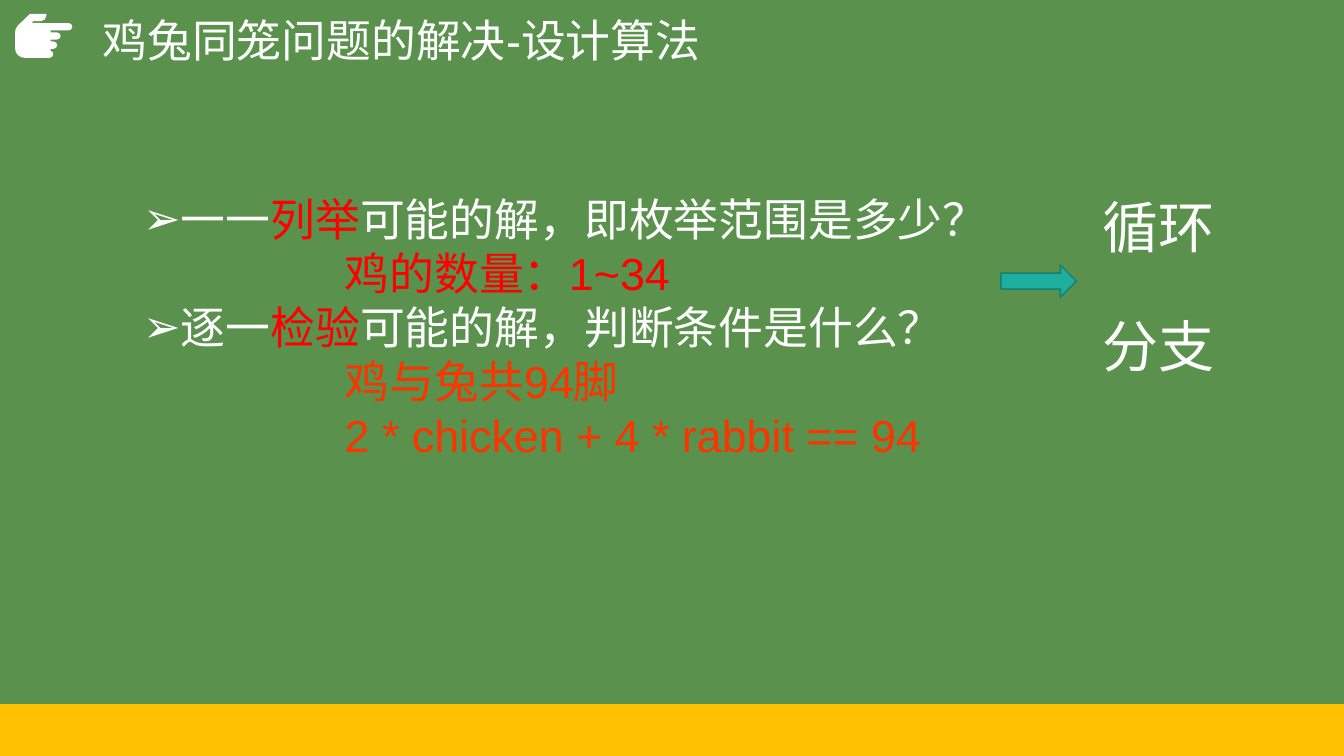
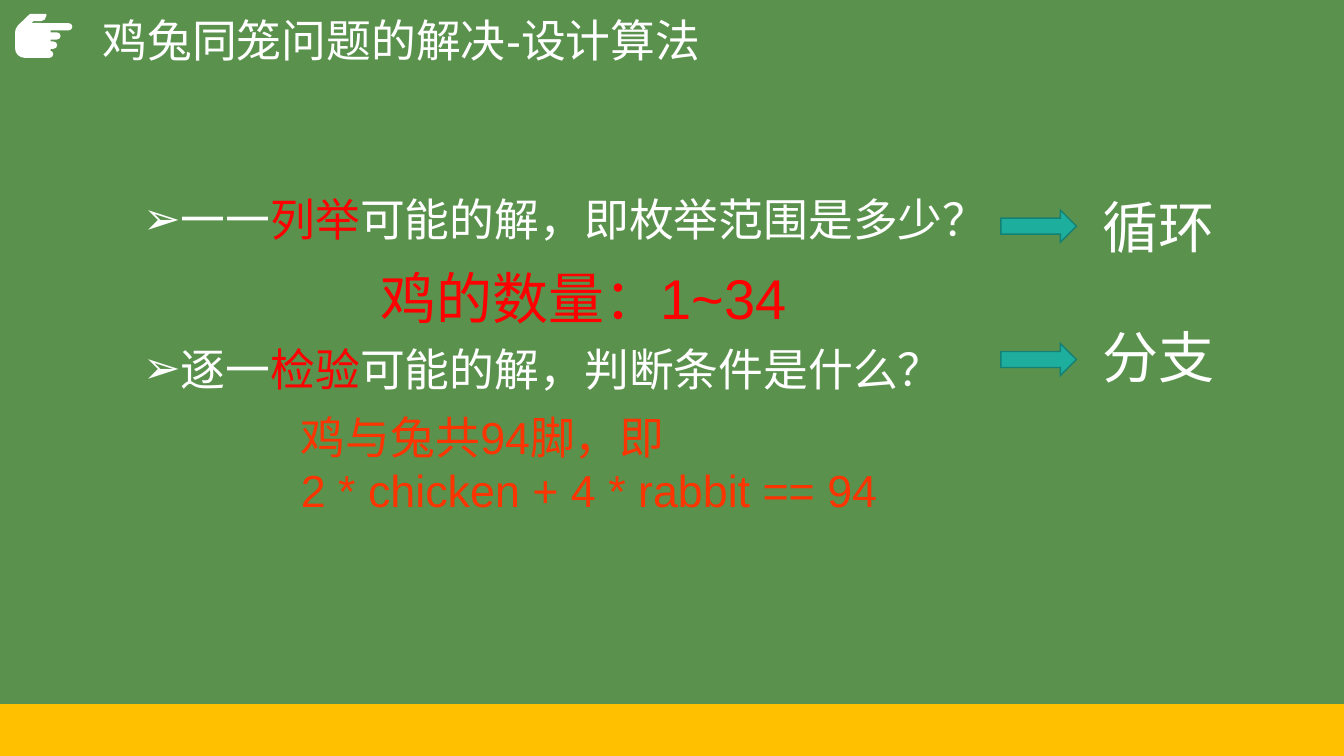
Before and after one commit to hongm32/2020design, a slide deck: slide 9 of 【第09课】枚举算法/【第09课】枚举算法.pptx (slide 10 before the commit). Drawn at 1344x756 pixels with LibreOffice and Linux fonts; fonts in the diff are those of the drawing. Boxes give left, top, right and bottom in pixels: in the first picture for what was removed or moved away, otherwise in the second. Text is boxed around its words. In the diff, an @@ line names an element or a change of style, - is before the commit and + after.

```diff
--- a/【第09课】枚举算法/【第09课】枚举算法.pptx
+++ b/【第09课】枚举算法/【第09课】枚举算法.pptx
@@ right arrow: place and size @@
-right arrow at <box>1001,265,1077,297</box>
+right arrow at <box>1001,211,1077,243</box>
@@ text at <box>181,252,943,453</box>: paragraphs removed @@
-鸡的数量：1~34
-➢ 逐一检验可能的解，判断条件是什么？
-鸡与兔共94脚
-2 * chicken + 4 * rabbit == 94
@@ text added at <box>381,272,787,324</box>, 40 pt, text #FF0000 @@
+鸡的数量：1~34
@@ text "分支": place and size @@
-text "分支" at <box>1102,320,1214,372</box>
+text "分支" at <box>1102,331,1214,383</box>
@@ text added at <box>181,348,943,391</box>, 32 pt, text #FFFFFF @@
+➢ 逐一检验可能的解，判断条件是什么？
@@ right arrow added at <box>1001,344,1077,376</box>, fill #1DAE9E, outline #158175 1 pt @@
@@ text added at <box>301,416,877,508</box>, 32 pt, text #FB3400 @@
+鸡与兔共94脚，即
+2 * chicken + 4 * rabbit == 94
```
Also in this commit, not shown: 4 other slides changed, 1 slide added, 2 slides removed, 6 other files.
